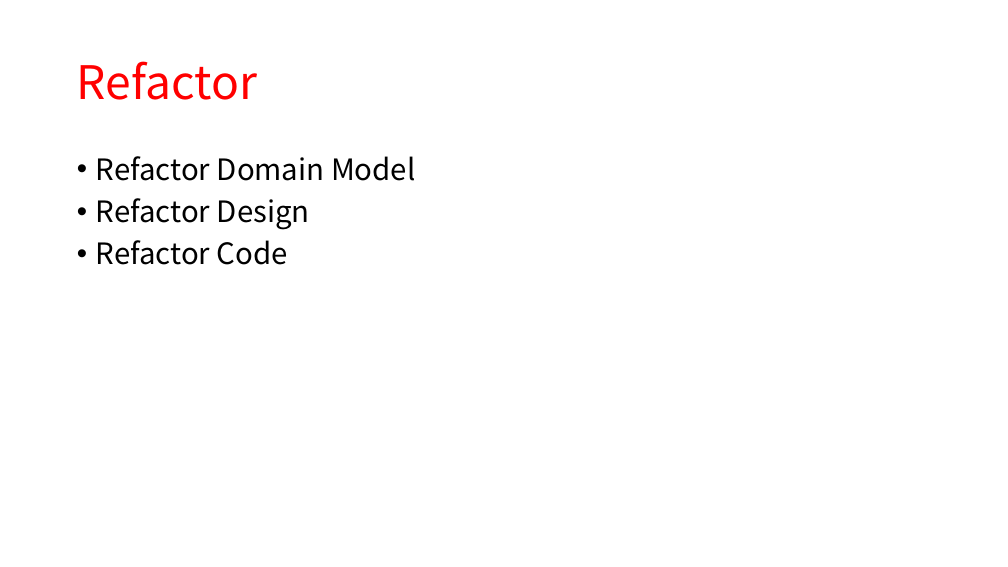
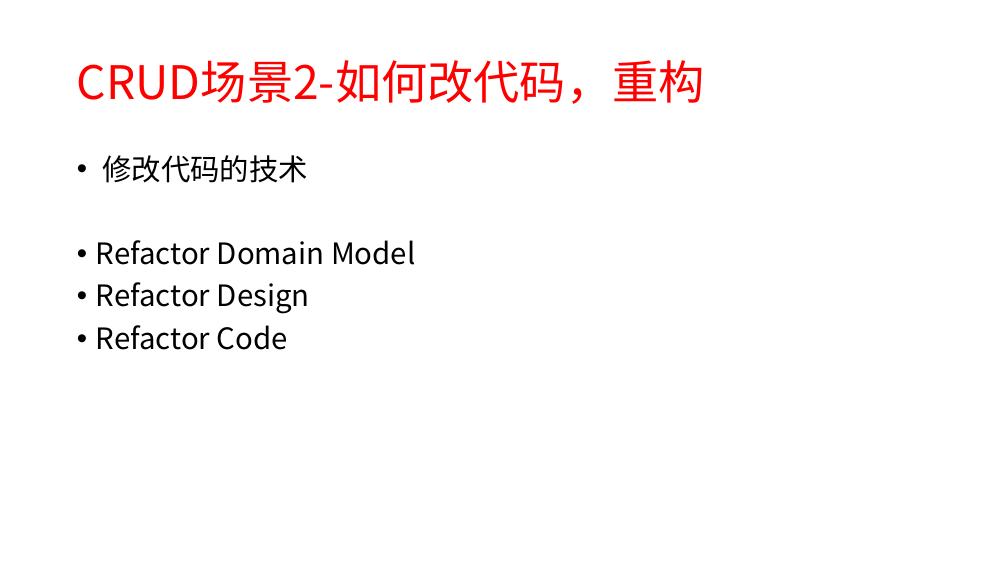
Before and after one commit to xiaozhiliaoo/my-slides, a slide deck: slide 7 of prepare/从crud, pattern, ooad到ddd-软件设计进阶之路.pptx (slide 24 before the commit). Drawn at 1008x567 pixels with LibreOffice and Linux fonts; fonts in the diff are those of the drawing. Boxes give left, top, right and bottom in pixels: in the first picture for what was removed or moved away, otherwise in the second. Text is boxed around its words. In the diff, an @@ line names an element or a change of style, - is before the commit and + after.

```diff
--- a/prepare/从crud, pattern, ooad到ddd-软件设计进阶之路.pptx
+++ b/prepare/从crud, pattern, ooad到ddd-软件设计进阶之路.pptx
@@ title at [77,60,705,104]: text changed @@
-Refactor
+CRUD场景2-如何改代码，重构
@@ text at [102,155,308,183]: paragraph added @@
+• 修改代码的技术
```
Also in this commit, not shown: 18 other slides changed, 5 slides added, 2 slides removed.
